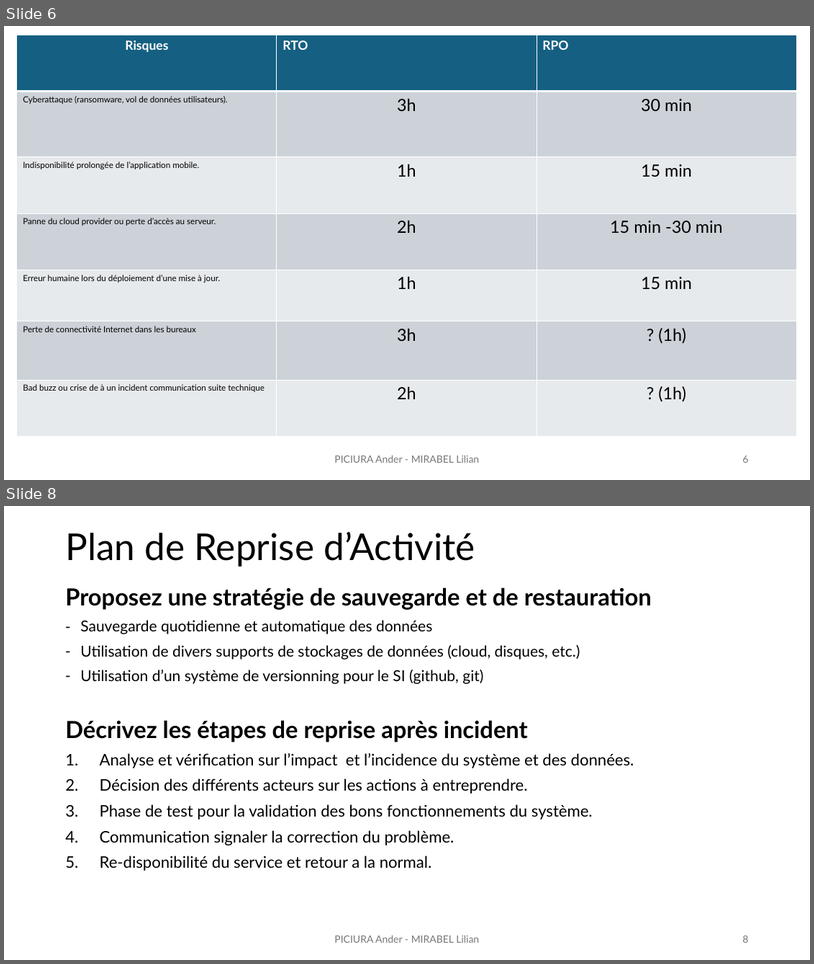
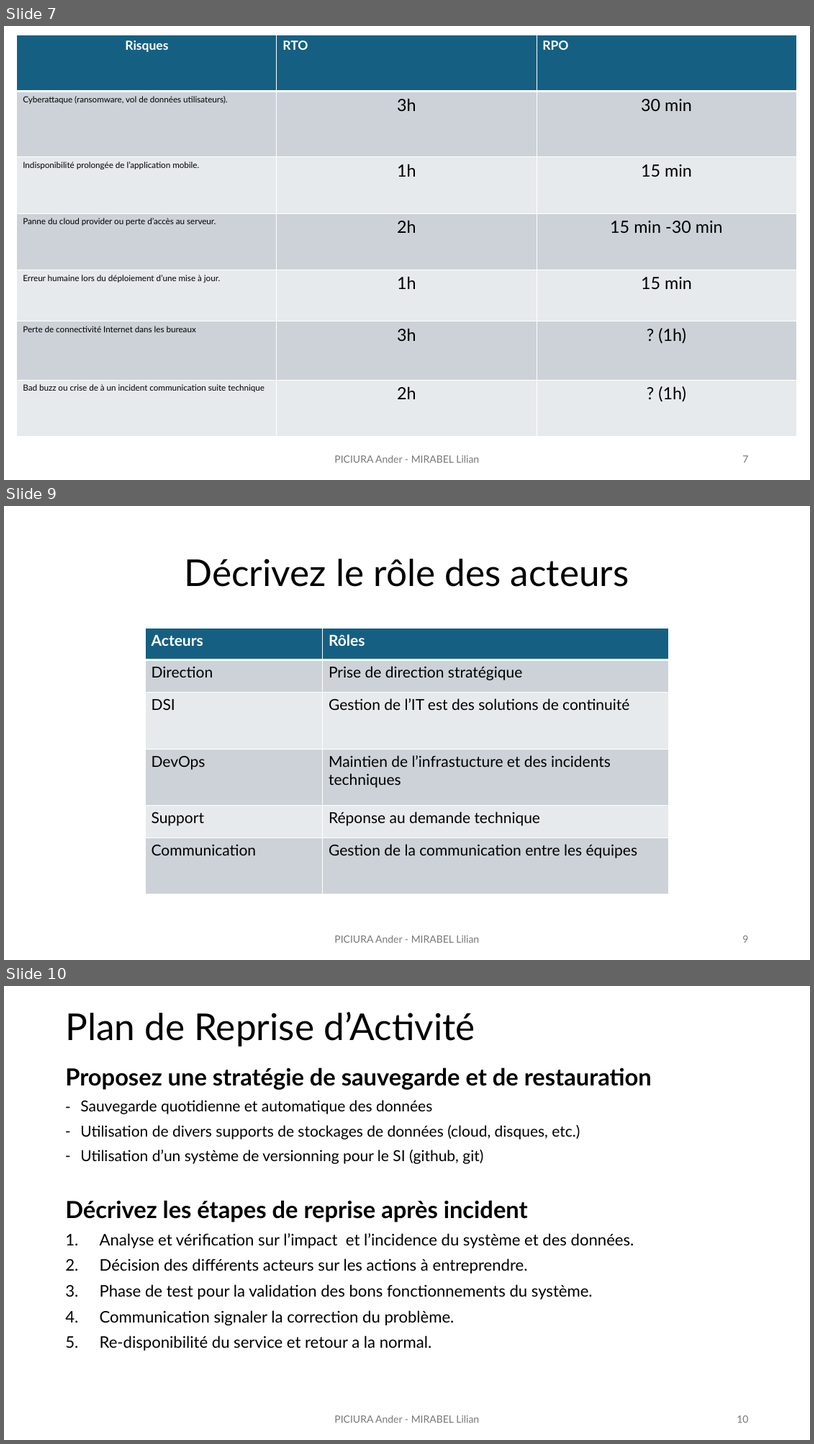
Before and after one commit to lilianmirabel/TPodoo, a slide deck: TP6_Exploitation_faille_0day_Lilian_Ander.pptx. Shown one above the other, each under a label of ours: slides 6 and 8 before the commit, slides 7, 9 and 10 after it; the slides between them are not shown. The pictures are 814x964 and 814x1444 pixels, drawn with LibreOffice and Linux fonts; fonts in the diff are those of the drawing. Boxes give left, top, right and bottom in pixels: in the first picture for what was removed or moved away, otherwise in the second. Text is boxed around its words. In the diff, an @@ line names an element or a change of style, - is before the commit and + after.

```diff
--- a/TP6_Exploitation_faille_0day_Lilian_Ander.pptx
+++ b/TP6_Exploitation_faille_0day_Lilian_Ander.pptx
@@ slide 9 added at [4, 506, 810, 960], background #FFFFFF @@
@@ title added at [185, 559, 630, 587], 44 pt, text #000000 @@
+Décrivez le rôle des acteurs
@@ table added at [146, 628, 669, 894], 6 rows, 2 columns @@
+Acteurs | Rôles
+Direction | Prise de direction stratégique
+DSI | Gestion de l’IT est des solutions de continuité
+DevOps | Maintien de l’infrastucture et des incidents techniques
+Support | Réponse au demande technique
+Communication | Gestion de la communication entre les équipes
@@ text added at [334, 934, 479, 942], 12 pt, text #797979 @@
+PICIURA Ander - MIRABEL Lilian
@@ page number added at [743, 935, 748, 942], 12 pt, text #797979 @@
+9
@@ what was slide 6 is now slide 7 @@
@@ page number at [743, 455, 748, 462]: text changed @@
-6
+7
@@ what was slide 8 is now slide 10 @@
@@ page number at [737, 1415, 748, 1422]: text changed @@
-8
+10
```
Also in this commit, not shown: 5 slides changed, 1 other slide added.
